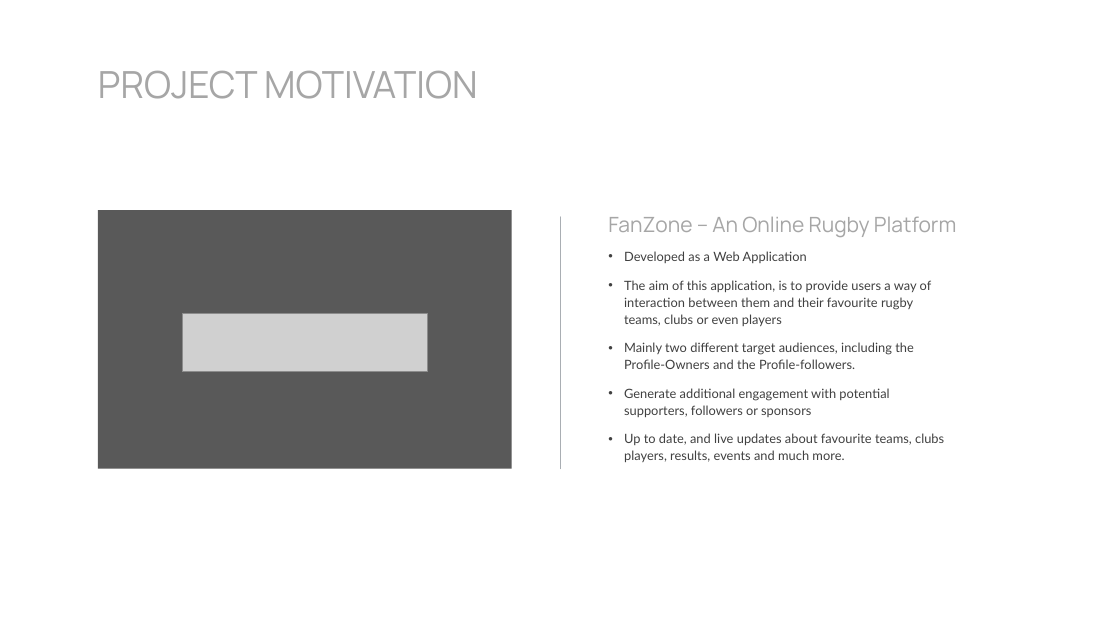
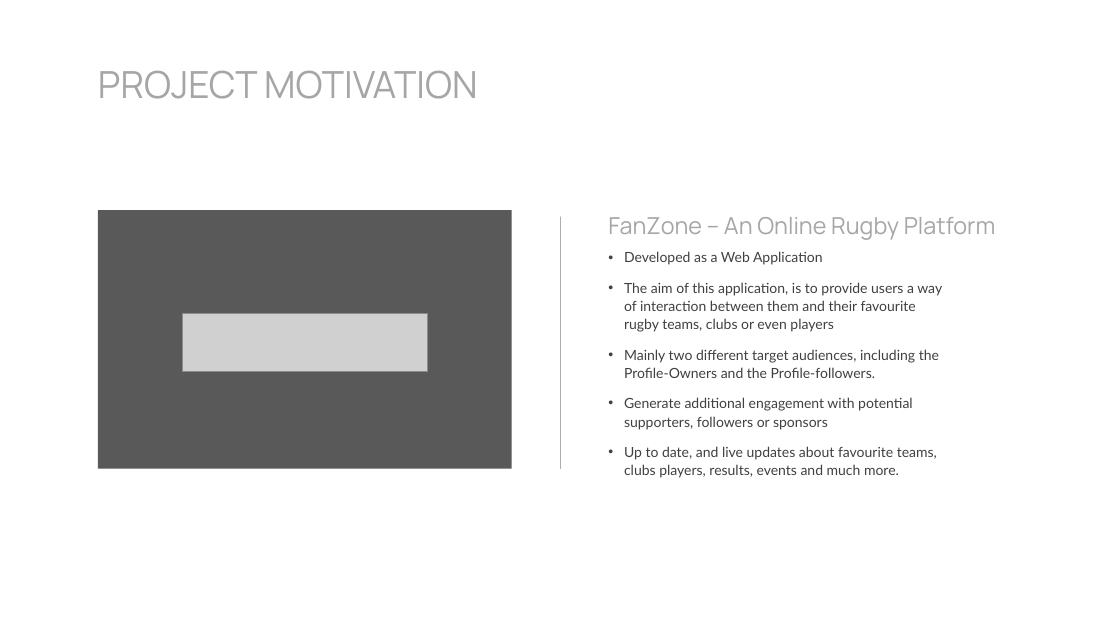
Before and after one commit to rbob96/GRNFanZone, a slide deck: slide 5 of Documentation/Demonstration/Demo - Final.pptx. Drawn at 1120x630 pixels with LibreOffice and Linux fonts; fonts in the diff are those of the drawing; grey boxes stand for pictures. Boxes give left, top, right and bottom in pixels: in the first picture for what was removed or moved away, otherwise in the second. Text is boxed around its words. In the diff, an @@ line names an element or a change of style, - is before the commit and + after.

```diff
--- a/Documentation/Demonstration/Demo - Final.pptx
+++ b/Documentation/Demonstration/Demo - Final.pptx
@@ text "FanZone – An Online Rugby ..." at (x1=608, y1=217, x2=996, y2=240): size 18 to 20 pt @@
@@ text "Developed as a Web Application" at (x1=624, y1=251, x2=942, y2=478): size 11 to 12 pt @@
```
Also in this commit, not shown: 6 other slides changed.
